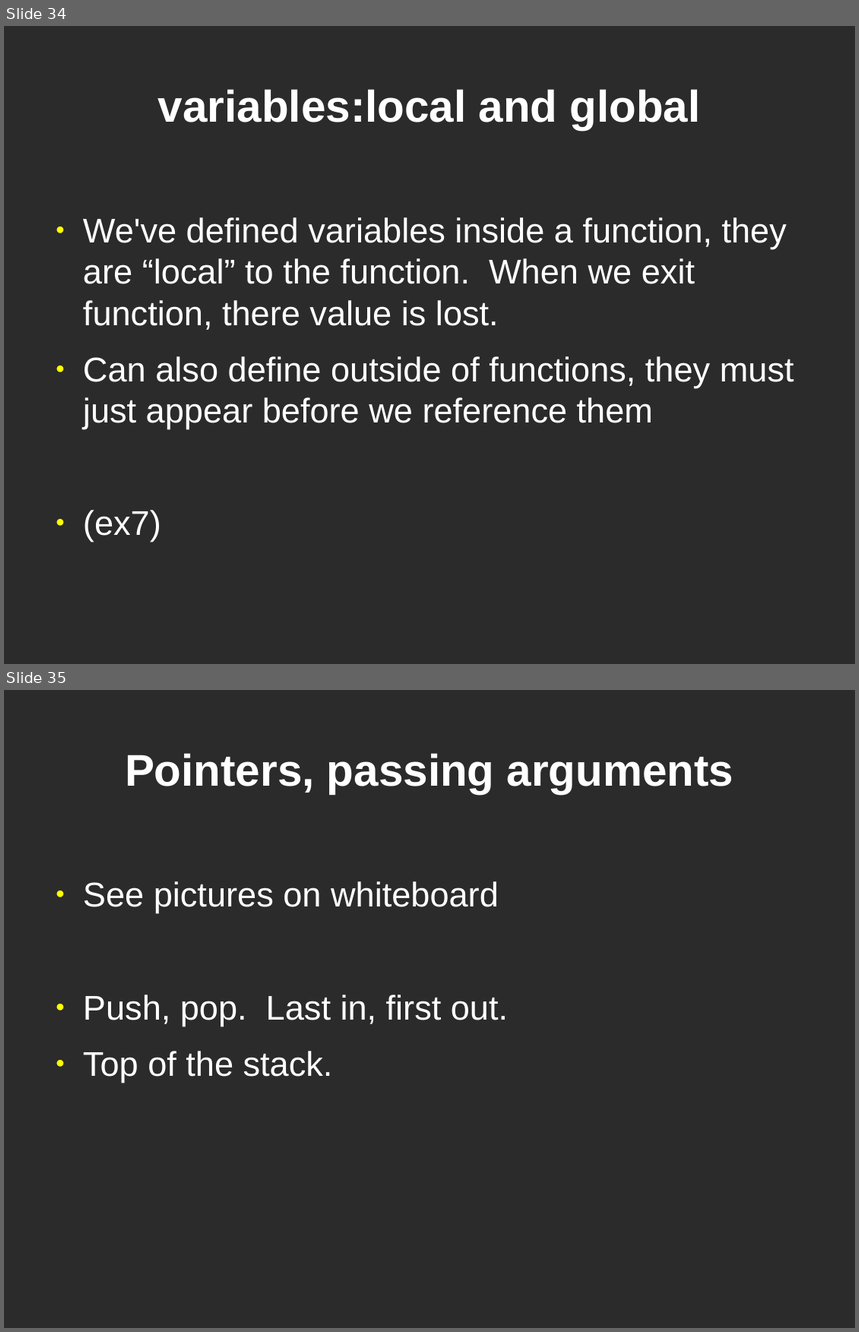
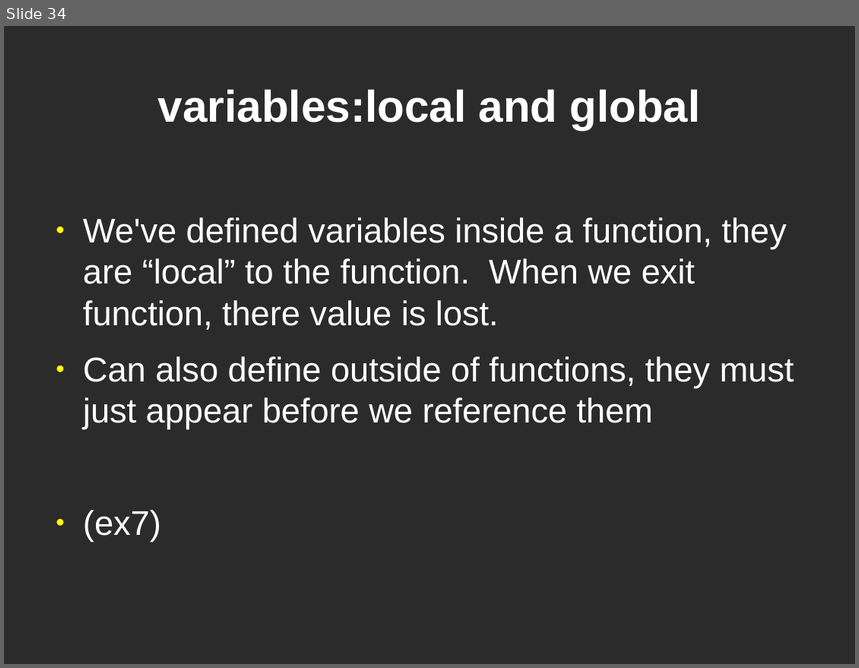
Before and after one commit to dklamet/class, a slide deck: docs/class.odp. Shown one above the other, each under a label of ours: slides 34 and 35 before the commit, slide 34 after it. The pictures are 859x1332 and 859x668 pixels, drawn with LibreOffice and Linux fonts; fonts in the diff are those of the drawing; background and template pictures are left out; a plain dark background stands for a picture behind light text. Boxes give left, top, right and bottom in pixels: in the first picture for what was removed or moved away, otherwise in the second. Text is boxed around its words. In the diff, an @@ line names an element or a change of style, - is before the commit and + after.

```diff
--- a/docs/class.odp
+++ b/docs/class.odp
@@ slide 35 removed at (x1=4, y1=690, x2=855, y2=1328), background picture (left out) @@
@@ title removed at (x1=125, y1=753, x2=734, y2=794) @@
-Pointers, passing arguments
@@ text removed at (x1=83, y1=882, x2=508, y2=1082) @@
-● See pictures on whiteboard
-● Push, pop. Last in, first out.
-● Top of the stack.
```
Also in this commit, not shown: 3 slides added, 8 other files.
